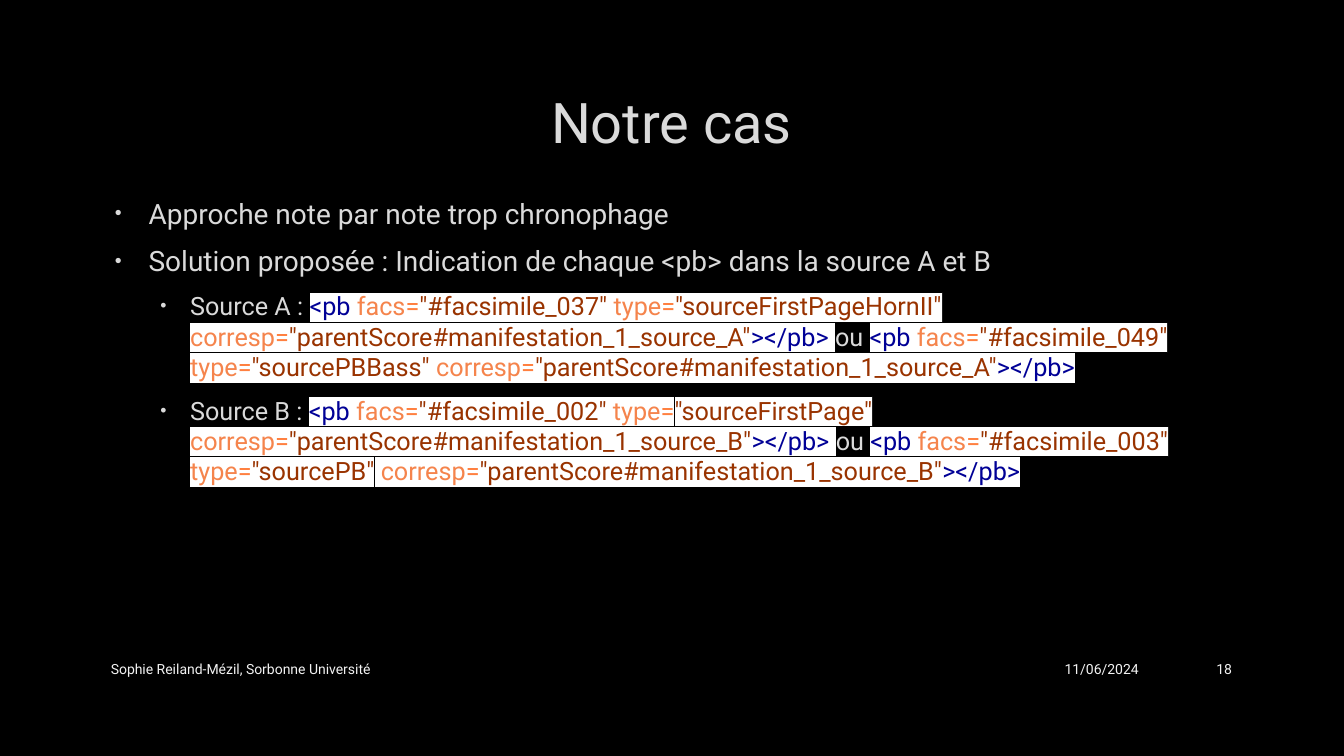
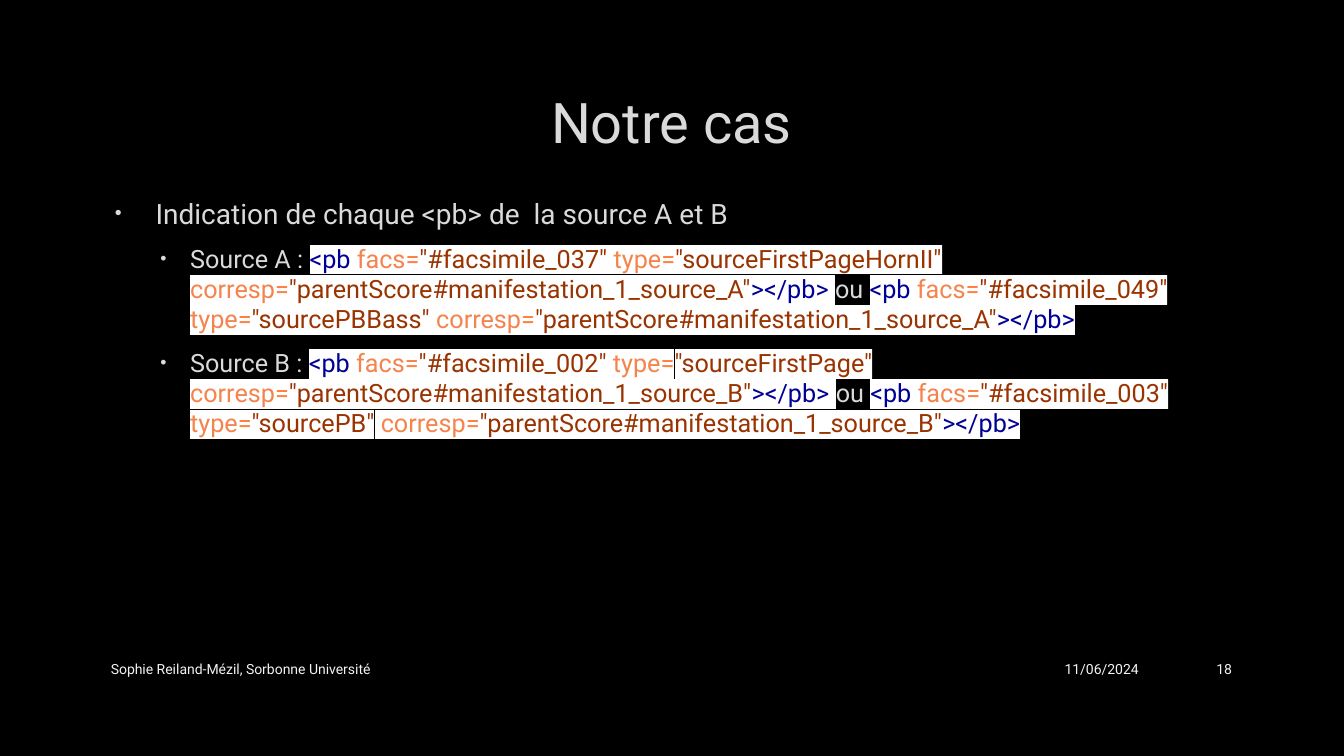
Before and after one commit to SophieReiland/graupner, a slide deck: slide 18 of presentations/Présentation_groupe_MEI.pptx. Drawn at 1344x756 pixels with LibreOffice and Linux fonts; fonts in the diff are those of the drawing; background and template pictures are left out. Boxes give left, top, right and bottom in pixels: in the first picture for what was removed or moved away, otherwise in the second. Text is boxed around its words. In the diff, an @@ line names an element or a change of style, - is before the commit and + after.

```diff
--- a/presentations/Présentation_groupe_MEI.pptx
+++ b/presentations/Présentation_groupe_MEI.pptx
@@ text at bbox=[156, 203, 727, 230]: text changed @@
-• Approche note par note trop chronophage
-• Solution proposée : Indication de chaque <pb> dans la source A et B
+• Indication de chaque <pb> de la source A et B
```
Also in this commit, not shown: 6 other slides changed.
